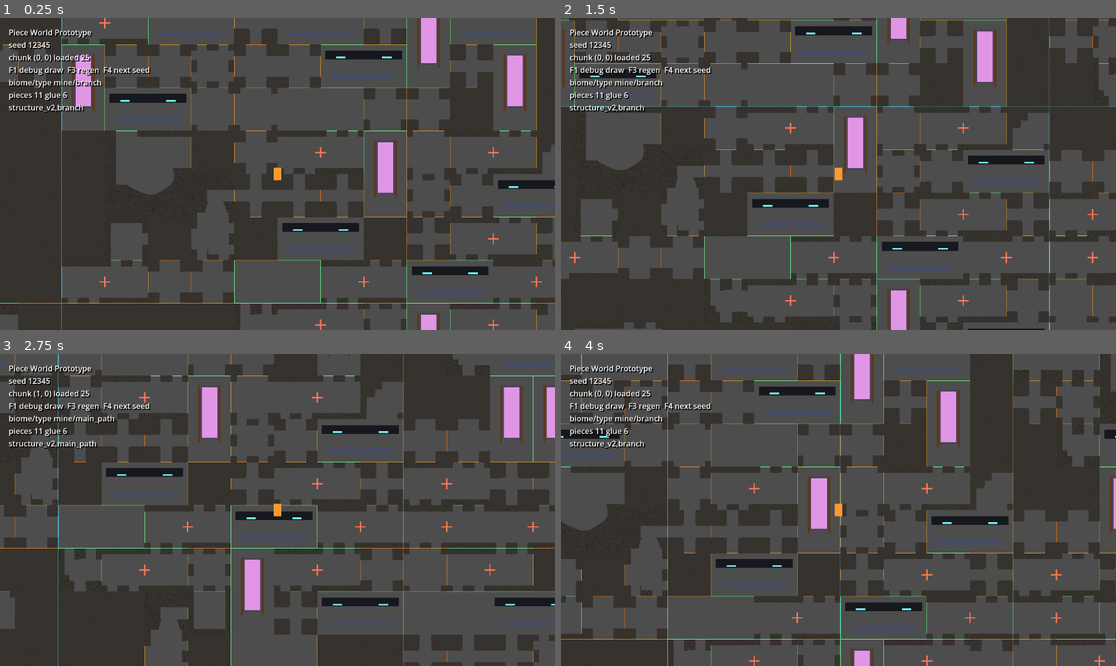
Above: before the commit, frames 1-4 (two rows, left to right).
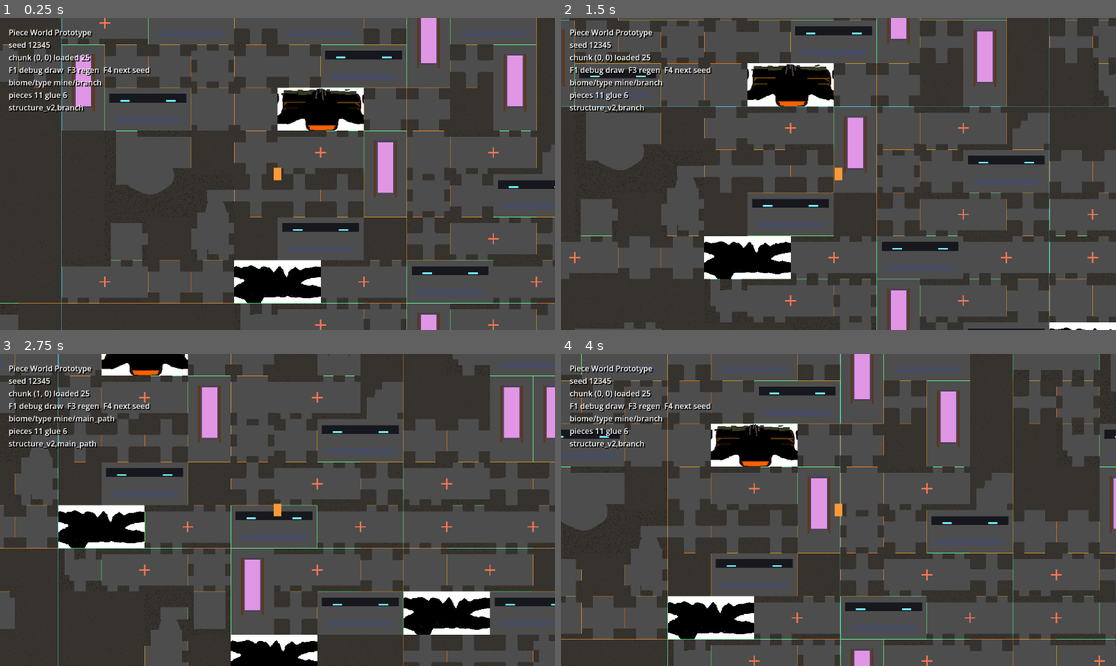
Above: after the commit, the same moments.

Repository: 949886/Noita
Game: Godot game, scene res://scenes/PieceWorld.tscn
Two runs of this game, one before a commit and one after it. Both use one fixed random seed, a clock stepped at 60 frames per second and the inputs below.
Inputs:
- Up to frame 1 (0.25 s): no input
- Up to frame 2 (1.5 s): tap Enter at 0.5 s; hold D 0.53-1.28 s; hold S from 1.28 s (still down)
- Up to frame 3 (2.75 s): release S at 2.03 s; hold D from 2.03 s (still down)
- Up to frame 4 (4 s): release D at 2.78 s; hold W 2.78-3.53 s; hold A from 3.53 s (still down)

The runs differ from the first frame. In frame 1, 4.3% of the frame differs, in the area x 42-66%, y 22-92%; in frame 2, 4.6%; in frame 3, 7.0%, in the area x 10-89%, y 0-100%; in frame 4, 4.3%.

Commit message:
Fix piece texture blit format mismatch
Update `PieceChunkGenerator._paste_piece_texture()` to safely handle imported texture images before blitting: duplicate the image, decompress when needed, and convert it to the target chunk image format. This prevents Godot `Image.blit_rect()` failures (`format != p_src->format`) when source PNGs use a different internal format. README was updated with a patch note describing the fix.

Diff:
--- a/scripts/piece_world/PieceChunkGenerator.gd
+++ b/scripts/piece_world/PieceChunkGenerator.gd
@@ -78,12 +78,23 @@
 	_paste_piece_texture(data.material_image, piece.material_texture if piece.material_texture != null else piece.texture, placement.pixel_rect(PieceWorldConstants.UNIT_SIZE))
 
 func _paste_piece_texture(target: Image, tex: Texture2D, dst_rect: Rect2i) -> void:
-	if tex == null: return
+	if tex == null:
+		return
 	var img: Image = tex.get_image()
-	if img == null: return
+	if img == null or img.is_empty():
+		return
+	img = img.duplicate()
+	if img.is_compressed():
+		var err: Error = img.decompress()
+		if err != OK:
+			push_warning("Could not decompress piece texture image before blit.")
+			return
+	if img.get_format() != target.get_format():
+		img.convert(target.get_format())
 	if img.get_size() != dst_rect.size:
-		img = img.duplicate()
 		img.resize(dst_rect.size.x, dst_rect.size.y, Image.INTERPOLATE_NEAREST)
+	if img.get_format() != target.get_format():
+		img.convert(target.get_format())
 	target.blit_rect(img, Rect2i(Vector2i.ZERO, img.get_size()), dst_rect.position)
 
 func _fill_glue(data: PieceChunkData, occupied: Array, rng: RandomNumberGenerator) -> void:
Not shown, changed: scripts/piece_world/PieceChunkGenerator.gd.uid
Not shown, changed: README.md
